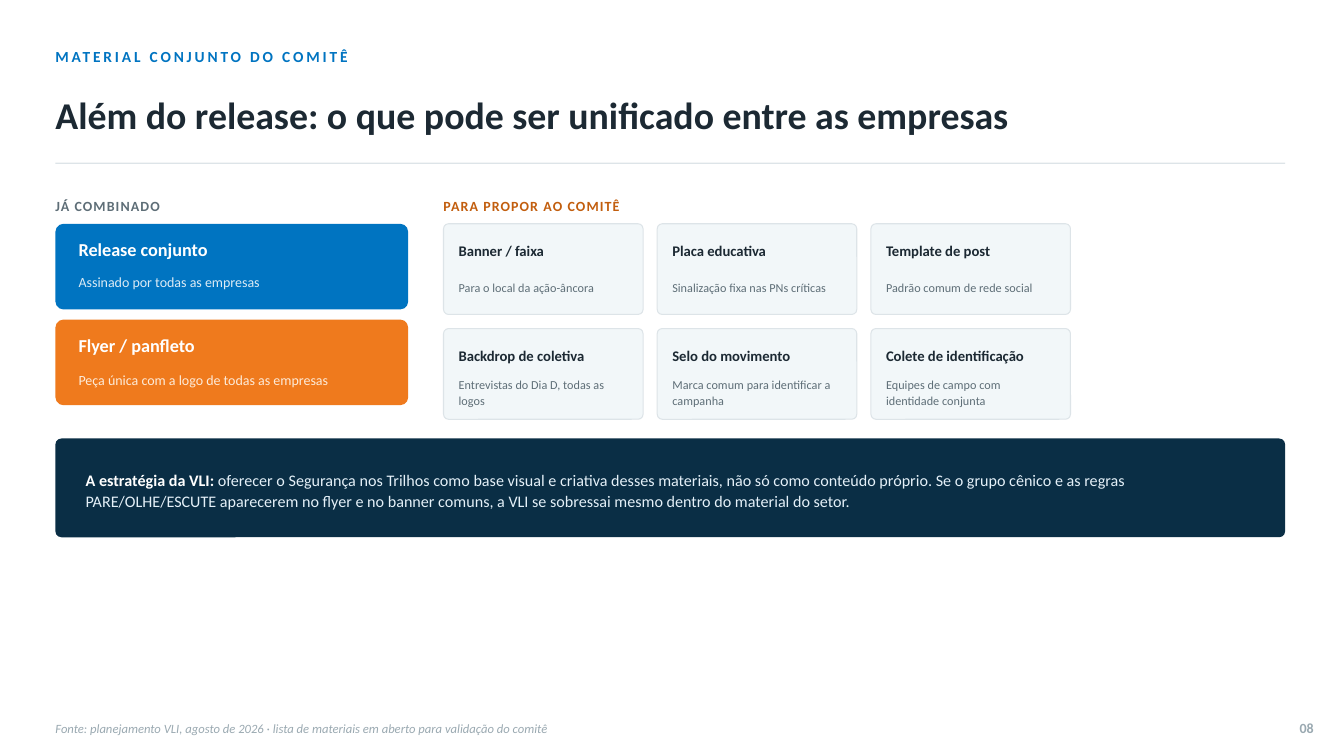
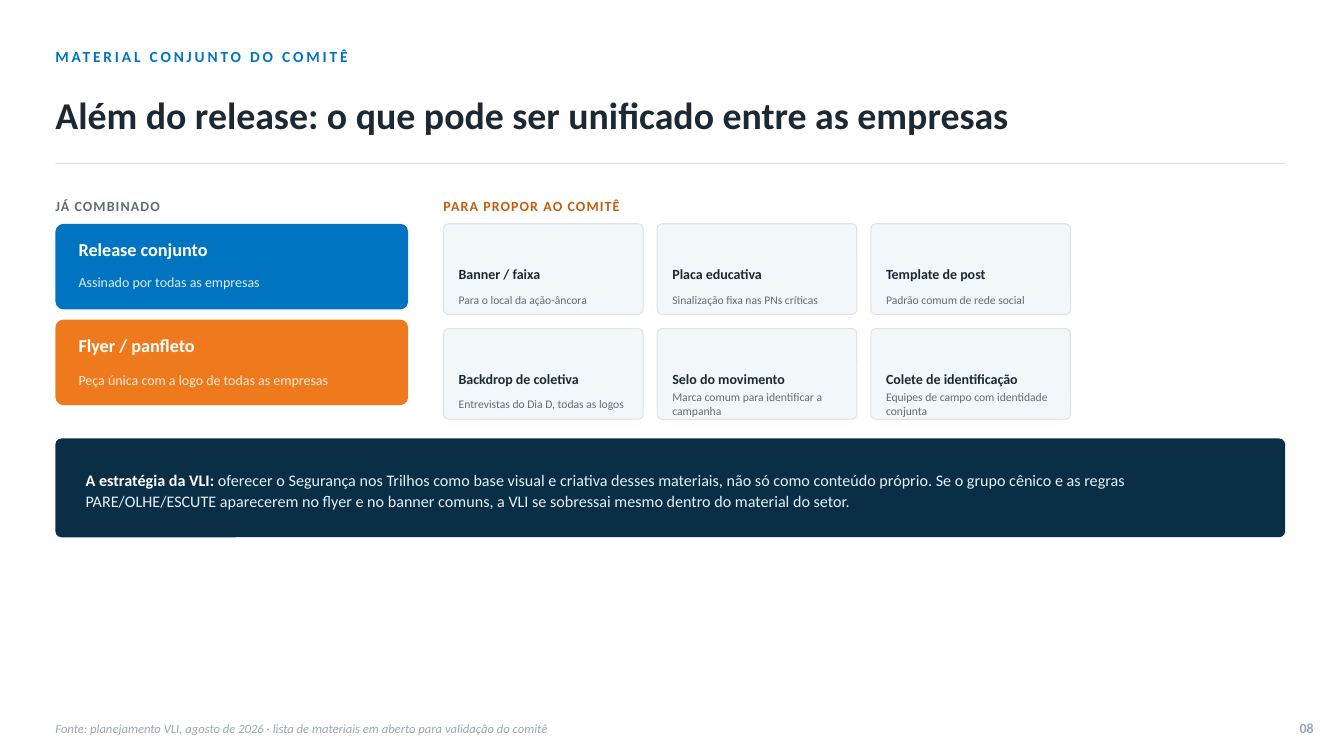
Before and after one commit to jobevieira/vli-preview, a slide deck: slide 8 of dia-d-seguranca-ferroviaria/VLI_Dia_D_Seguranca_Ferroviaria.pptx. Drawn at 1344x756 pixels with LibreOffice and Linux fonts; fonts in the diff are those of the drawing; background and template pictures are left out. Boxes give left, top, right and bottom in pixels: in the first picture for what was removed or moved away, otherwise in the second. Text is boxed around its words. In the diff, an @@ line names an element or a change of style, - is before the commit and + after.

```diff
--- a/dia-d-seguranca-ferroviaria/VLI_Dia_D_Seguranca_Ferroviaria.pptx
+++ b/dia-d-seguranca-ferroviaria/VLI_Dia_D_Seguranca_Ferroviaria.pptx
@@ text "Para o local da ação-âncora": place and size @@
-text "Para o local da ação-âncora" at (459, 283, 594, 294)
+text "Para o local da ação-âncora" at (459, 296, 587, 306)
@@ text "Sinalização fixa nas PNs críticas": place and size @@
-text "Sinalização fixa nas PNs críticas" at (672, 283, 826, 294)
+text "Sinalização fixa nas PNs críticas" at (672, 296, 818, 306)
@@ text "Padrão comum de rede social": place and size @@
-text "Padrão comum de rede social" at (886, 283, 1033, 292)
+text "Padrão comum de rede social" at (886, 296, 1024, 304)
@@ 6 texts: place and size @@
-6 texts at (459, 245, 1023, 364)
+6 texts at (459, 269, 1018, 387)
@@ size 10.5 to 10 pt in 6 elements at (459, 269, 541, 279), (672, 269, 762, 279), (886, 269, 985, 282), (459, 374, 579, 386), (672, 374, 785, 384), (886, 374, 1018, 387) @@
@@ text "Entrevistas do Dia D, todas ...": place and size @@
-text "Entrevistas do Dia D, todas ..." at (459, 380, 604, 407)
+text "Entrevistas do Dia D, todas ..." at (459, 400, 624, 410)
@@ text "Marca comum para identificar a ...": place and size @@
-text "Marca comum para identificar a ..." at (672, 380, 831, 407)
+text "Marca comum para identificar a ..." at (672, 393, 823, 417)
@@ size 8.7 to 8.3 pt; line spacing 11pt to 10pt in 6 elements at (459, 296, 587, 306), (672, 296, 818, 306), (886, 296, 1024, 304), (459, 400, 624, 410), (672, 393, 823, 417), (886, 393, 1047, 417) @@
@@ text "Equipes de campo com identidade ...": place and size @@
-text "Equipes de campo com identidade ..." at (886, 380, 1000, 407)
+text "Equipes de campo com identidade ..." at (886, 393, 1047, 417)
```
Also in this commit, not shown: 5 other slides changed.
